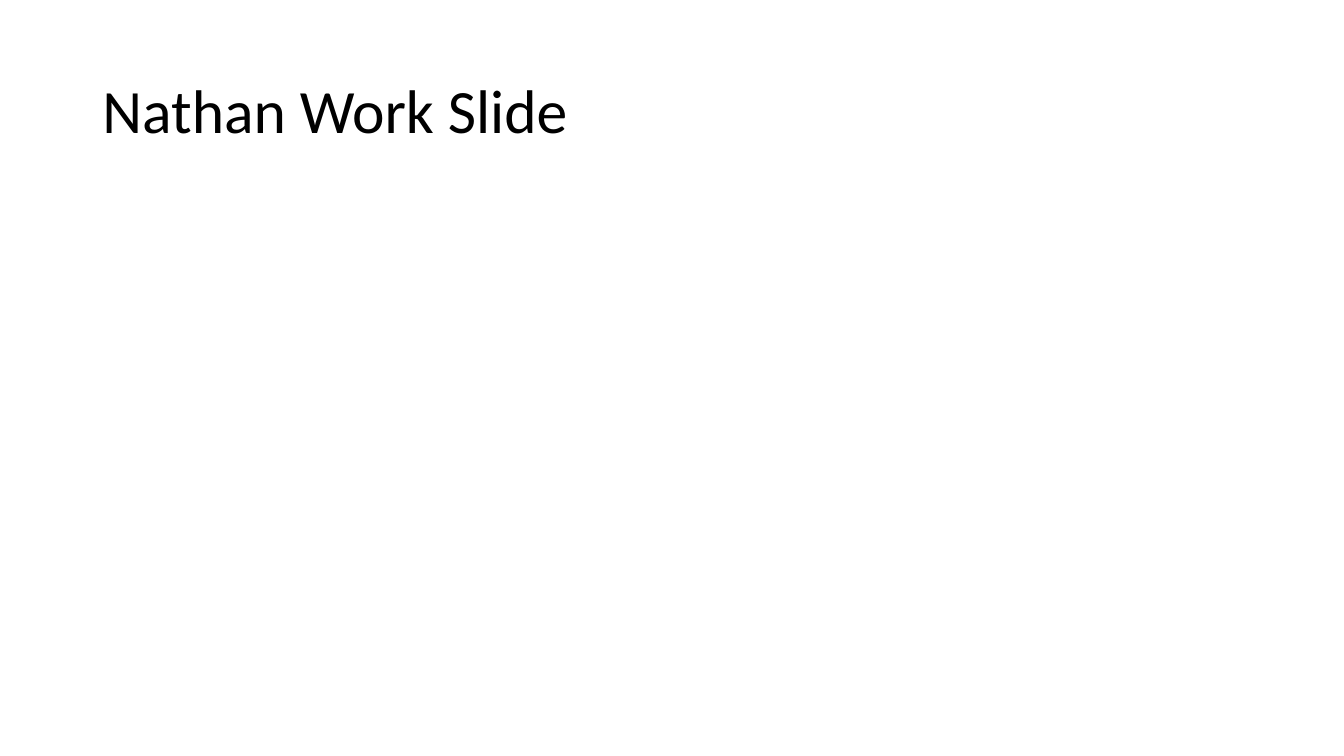
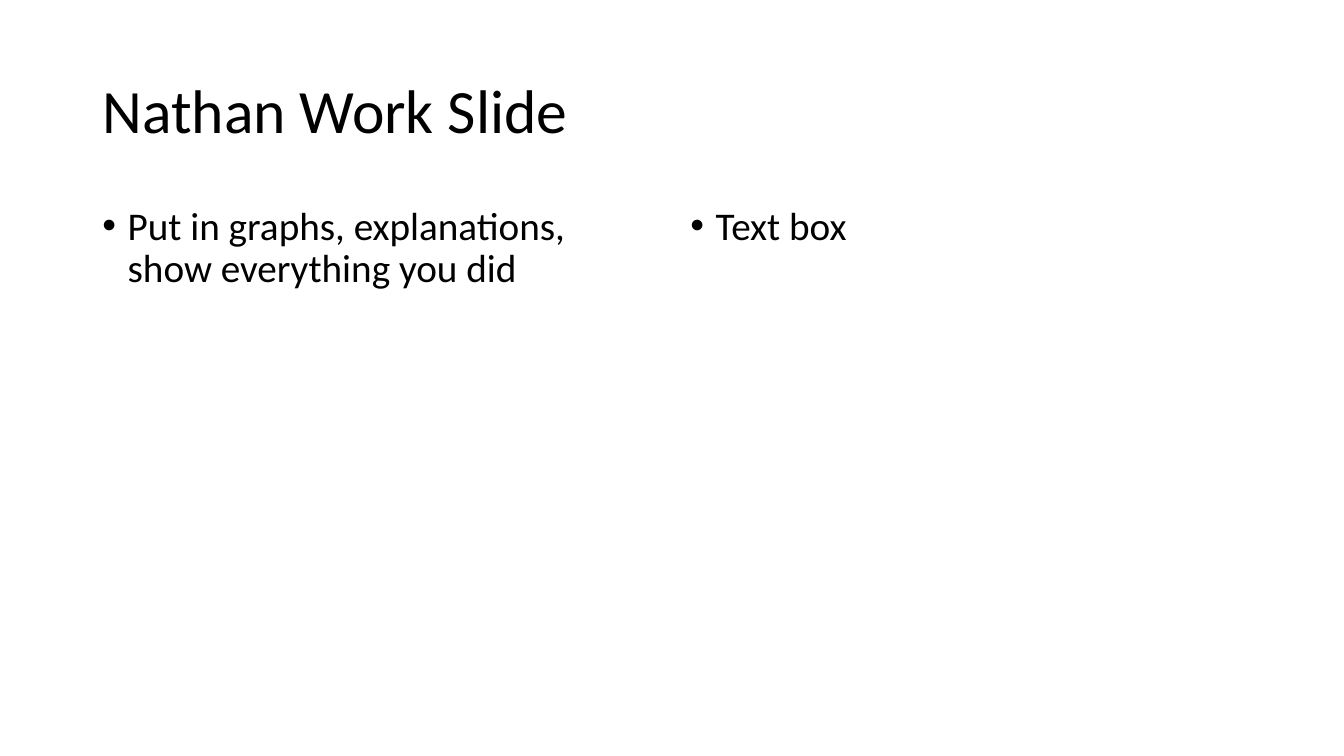
Before and after one commit to NathanKelly1/DataAnalysisProject, a slide deck: slide 5 of Group presentation.pptx. Drawn at 1344x756 pixels with LibreOffice and Linux fonts; fonts in the diff are those of the drawing. Boxes give left, top, right and bottom in pixels: in the first picture for what was removed or moved away, otherwise in the second. Text is boxed around its words. In the diff, an @@ line names an element or a change of style, - is before the commit and + after.

```diff
--- a/Group presentation.pptx
+++ b/Group presentation.pptx
@@ text added at bbox=[128, 212, 565, 289], 28 pt, text #000000 @@
+• Put in graphs, explanations, show everything you did
@@ text added at bbox=[716, 212, 846, 241], 28 pt, text #000000 @@
+• Text box
```
Also in this commit, not shown: 4 other slides changed.
